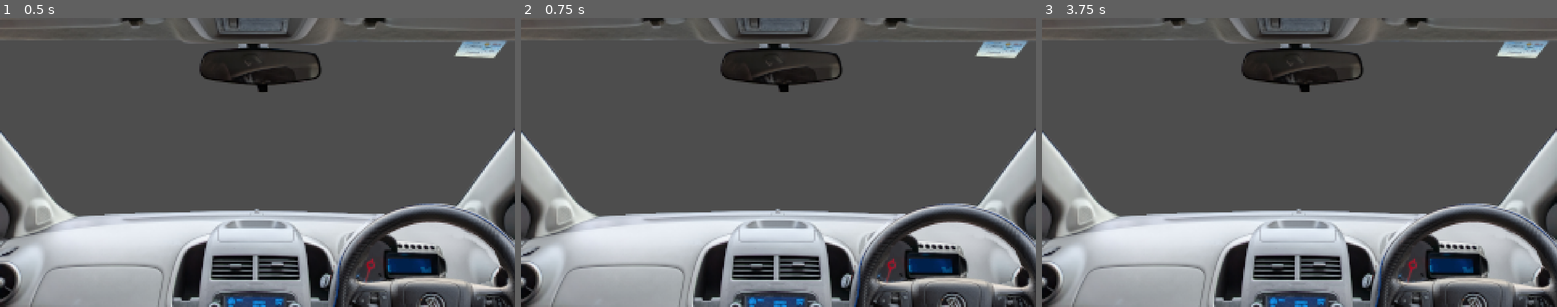
Above: before the commit, frames 1-3 (left to right).
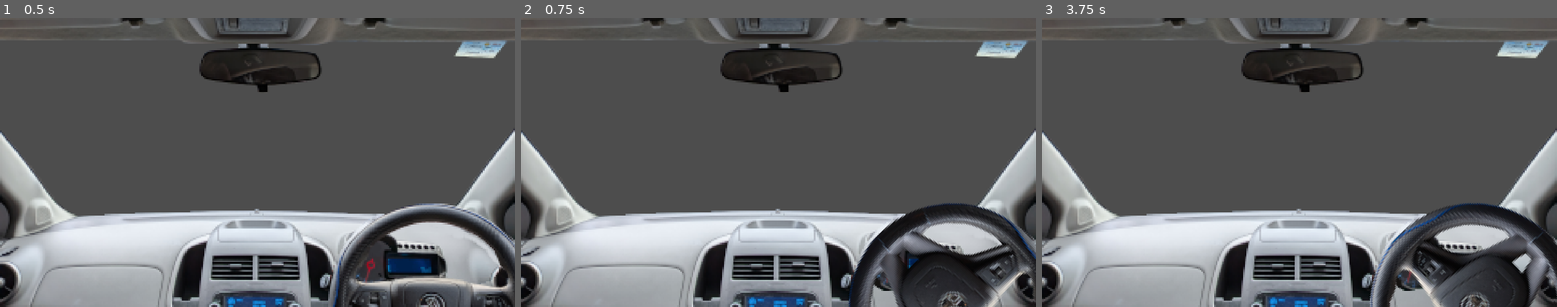
Above: after the commit, the same moments.

Repository: nicquast/reckless_rally
Game: Godot game, scene res://scenes/Barina.tscn
The game is run twice, just before and just after one commit, with the same random seed, the same clock (stepped at 60 frames per second) and the same inputs. This scene is started directly instead of the project's main scene.
Inputs:
- Up to frame 1 (0.5 s): no input
- Up to frame 2 (0.75 s): tap Enter at 0.5 s; hold D (Steer Right) from 0.53 s (still down)
- Up to frame 3 (3.75 s): tap Space (Handbrake) at 1.25, 2.75 s; release D (Steer Right) at 1.28 s; hold S (Brake) 1.28-2.03 s; tap Enter at 2, 3.5 s; hold D (Steer Right) 2.03-2.78 s; hold W (Accelerate) 2.78-3.53 s; hold A (Steer Left) from 3.53 s (still down)

Frame 1 is identical in both runs. In frame 2, 7.5% of the frame differs, in the area x 63-100%, y 63-100%; in frame 3, 7.8%.

Commit message:
create interior cockpit script

Diff:
--- a/scenes/Barina.tscn
+++ b/scenes/Barina.tscn
@@ -1,5 +1,6 @@
 [gd_scene format=3 uid="uid://dpfxctwa5fni4"]
 
+[ext_resource type="Script" uid="uid://e4sh4hu2mav3" path="res://scripts/interior_cockpit.gd" id="1_xxmso"]
 [ext_resource type="Texture2D" uid="uid://y5o3vs0ahppv" path="res://assets/car_interior/barina/interior_240p.png" id="1_y1nc3"]
 [ext_resource type="Texture2D" uid="uid://ci4akpug3sk1q" path="res://assets/car_interior/barina/wheel_128p.png" id="2_xxmso"]
 
@@ -11,6 +12,7 @@
 anchor_bottom = 1.0
 grow_horizontal = 2
 grow_vertical = 2
+script = ExtResource("1_xxmso")
 
 [node name="Dash" type="TextureRect" parent="." unique_id=821414490]
 layout_mode = 1
--- a/scenes/Veloster.tscn
+++ b/scenes/Veloster.tscn
@@ -1,5 +1,6 @@
 [gd_scene format=3 uid="uid://d0sgq8hebqltd"]
 
+[ext_resource type="Script" uid="uid://e4sh4hu2mav3" path="res://scripts/interior_cockpit.gd" id="1_tnsfa"]
 [ext_resource type="Texture2D" uid="uid://bom4b0j3nhp5y" path="res://assets/car_interior/veloster/interior_240p.png" id="1_u8pla"]
 [ext_resource type="Texture2D" uid="uid://dll40ykj7rnhr" path="res://assets/car_interior/veloster/wheel_100p.png" id="2_s6c3m"]
 
@@ -11,6 +12,7 @@
 anchor_bottom = 1.0
 grow_horizontal = 2
 grow_vertical = 2
+script = ExtResource("1_tnsfa")
 
 [node name="Dash" type="TextureRect" parent="." unique_id=821414490]
 layout_mode = 1
--- /dev/null
+++ b/scripts/interior_cockpit.gd
@@ -0,0 +1,37 @@
+extends Control
+
+const MAX_ROTATION_DEG: float = 135
+const MAX_ROTATION_RAD := deg_to_rad(MAX_ROTATION_DEG)
+
+@export var rotation_speed = TAU * 2.5
+
+# Called when the node enters the scene tree for the first time.
+func _ready() -> void:
+	pass # Replace with function body.
+
+# Called every frame. 'delta' is the elapsed time since the previous frame.
+func _process(delta: float) -> void:
+	var steer_left_strength = Input.get_action_strength("Steer Left")
+	var steer_right_strength = Input.get_action_strength("Steer Right")
+
+	var wheel_centered = $Wheel.rotation == 0
+	var no_key_input = steer_left_strength == 0 and steer_right_strength == 0
+	if wheel_centered and no_key_input:
+		return
+
+	var steer_right_rad = steer_right_strength * MAX_ROTATION_RAD
+	var steer_left_rad = steer_left_strength * MAX_ROTATION_RAD
+	var steer_rad = steer_right_rad - steer_left_rad
+
+	# ignore input when rotating non-centered wheel in the opposite direction
+	# otherwise `rotate_toward` will wrap-around max rotation
+	if steer_rad * $Wheel.rotation < 0:
+		steer_rad = 0
+
+	var new_rotation = rotate_toward(
+		$Wheel.rotation,
+		steer_rad,
+		rotation_speed * delta
+	)
+
+	$Wheel.rotation = new_rotation
Not shown, added: scripts/interior_cockpit.gd.uid
